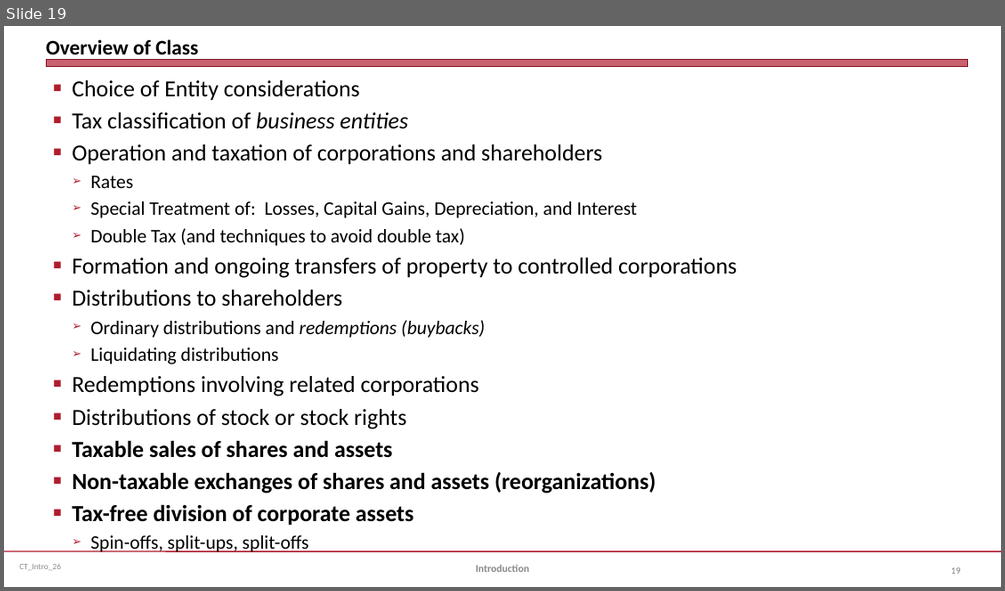
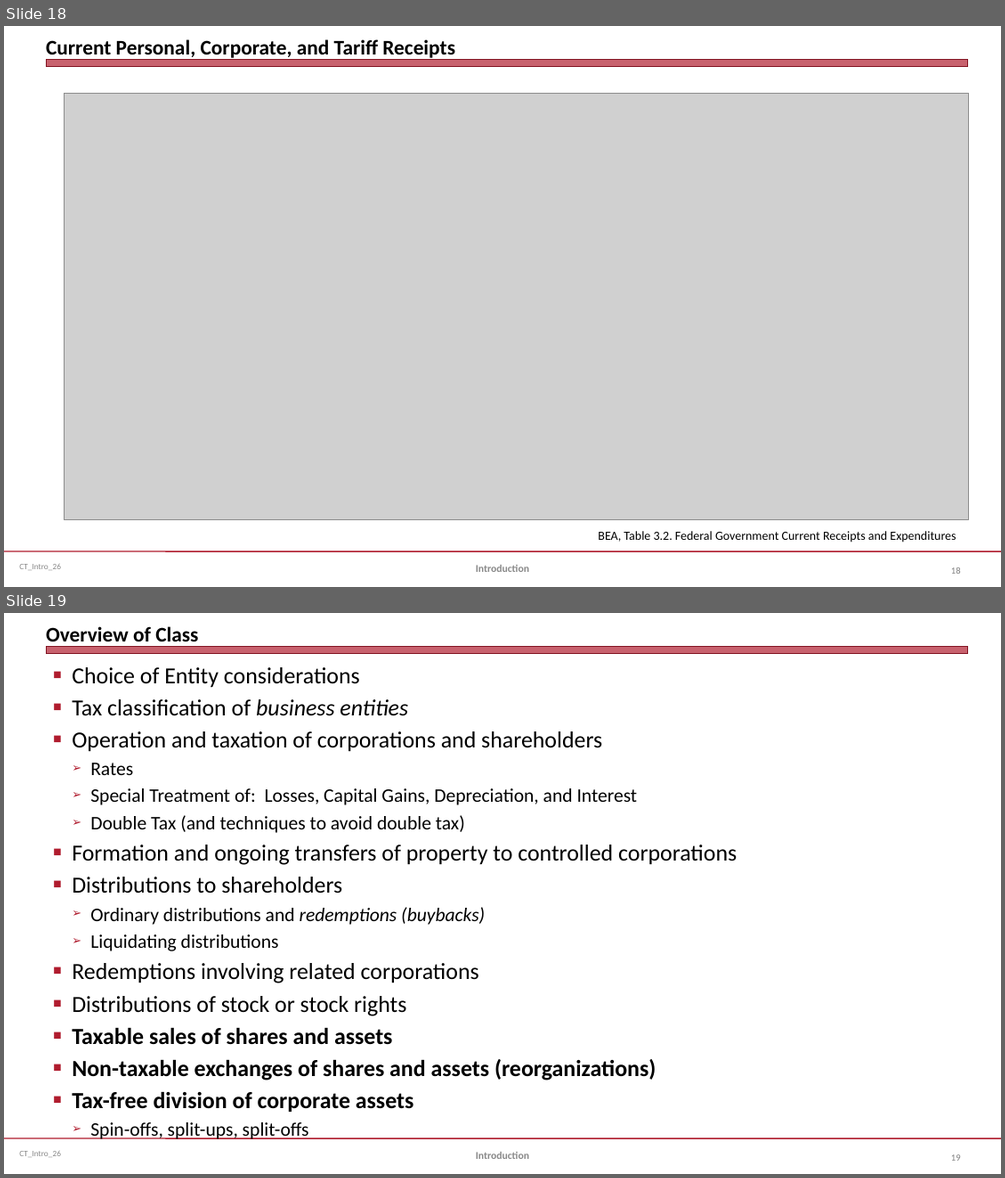
Before and after one commit to jmc877/Corporate-Tax, a slide deck: slides/CT_Intro_26.pptx. Shown one above the other, each under a label of ours: slide 19 before the commit, slides 18 and 19 after it. The pictures are 1005x591 and 1005x1178 pixels, drawn with LibreOffice and Linux fonts; fonts in the diff are those of the drawing; grey boxes stand for pictures. Boxes give left, top, right and bottom in pixels: in the first picture for what was removed or moved away, otherwise in the second. Text is boxed around its words. In the diff, an @@ line names an element or a change of style, - is before the commit and + after.

```diff
--- a/slides/CT_Intro_26.pptx
+++ b/slides/CT_Intro_26.pptx
@@ slide 18 added at (4, 26, 1001, 587), background #FFFFFF; not listed: 3 template elements that a slide beside it also shows @@
@@ title added at (46, 39, 455, 60), 20 pt, text #000000, bold @@
+Current Personal, Corporate, and Tariff Receipts
@@ picture added at (64, 93, 968, 520) @@
@@ text added at (598, 531, 955, 542), 12 pt, text #000000 @@
+BEA, Table 3.2. Federal Government Current Receipts and Expenditures
@@ text added at (476, 564, 529, 572), 10 pt, text #898989, bold @@
+Introduction
@@ page number added at (951, 567, 961, 573), 9 pt, text #808080 @@
+18
```
Also in this commit, not shown: 7 slides changed, 2 other slides added, 3 slides removed, 3 other files.
